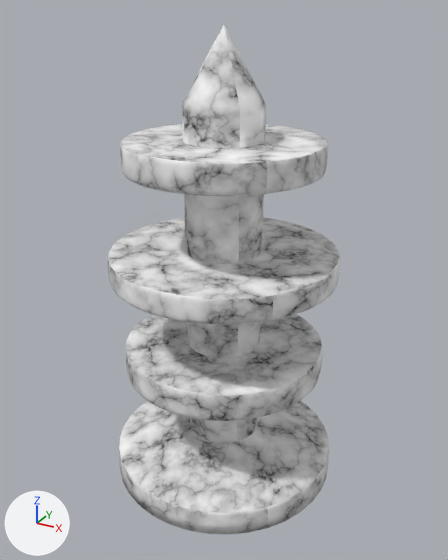
What one commit did to the OBJ model data/pawns/king.obj.
Rendered twice from a 50 mm lens placed at (27.7, -50.4, 47.1), pointed at (0.2, -0.3, 22.1). Every picture has the same lights, and +X, +Y and +Z are marked at lower left. Where no turn or scale is listed for an object, it has been applied to the vertices.

In view in the first picture: 'king'.
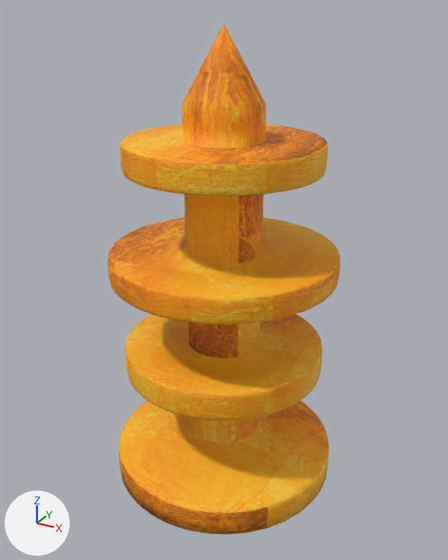
What differs and where, as boxes [x1, y1, x2, y2] in the pictures (448 x 560 px):
```json
{"object": "king", "change": "surface changed", "before": [108, 25, 340, 535], "after": [108, 25, 340, 535], "on screen": "grey to orange"}
```

Scene script edits in JSON lines:
```json
{"op": "add", "block": "img_gold_jpg", "code": ["img_gold_jpg = load_image('gold.jpg', 'gold.jpg', 986, 776, 'sRGB')"]}
{"op": "set", "path": "mat_king.texture", "old": "img_white_marble_jpg", "new": "img_gold_jpg"}
{"op": "set", "path": "mat_king.roughness", "old": "0.69", "new": "0.696"}
{"block": "me_king", "where": "me_king.from_pydata(...)  # 2035 vertices, 4032 faces; spans x -11.8..11.8, y -11.8..11.8, z 0.0..45.7"}
{"block": "me_king", "where": "# used by ob_king; location = (0.0, 0.0, 0.0)"}
{"block": "me_king", "change": "me_king part 1: texture (UV) coordinates of 4032 of 4032 faces, centred in x -11.8..11.8, y -11.8..11.8, z 0.0..45.7, changed; they spanned u -0.94..2.71, v -1.91..3.26 and now span u -1.05..2.84, v -1.84..2.46"}
```
